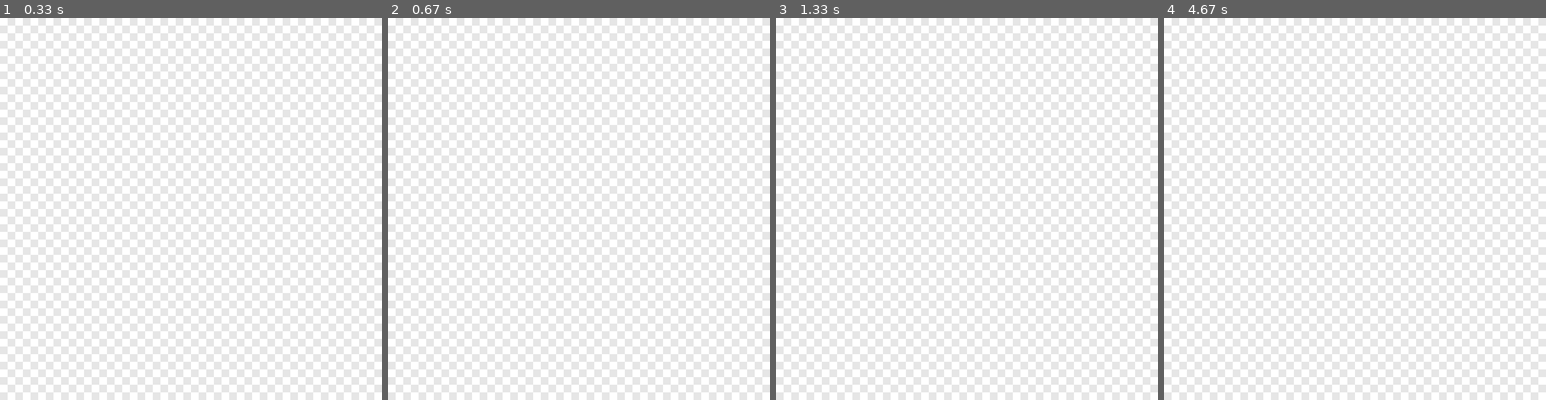
Above: before the commit, frames 1-4 (left to right).
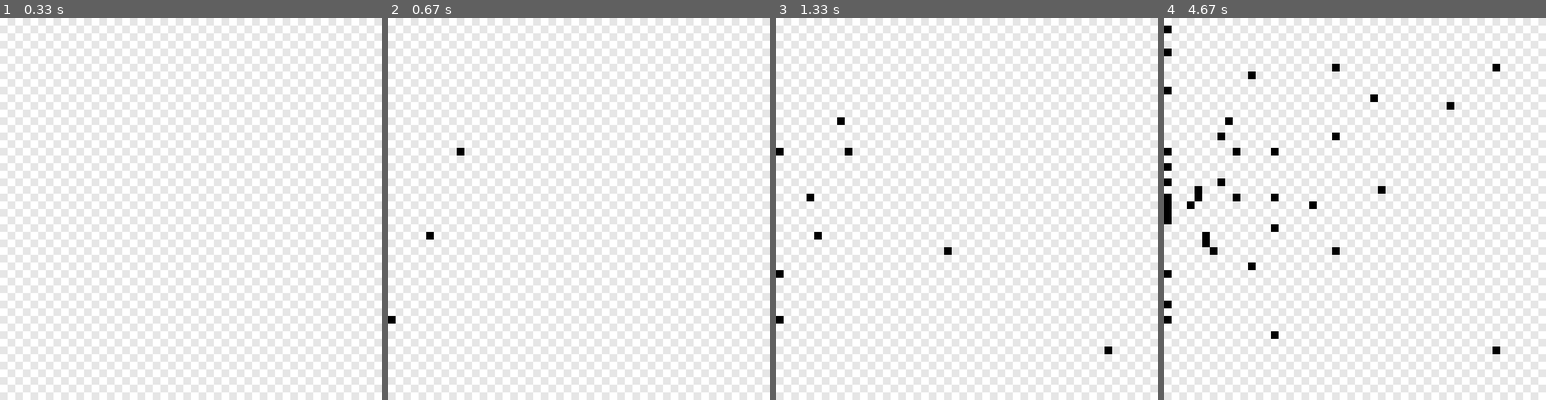
Above: after the commit, the same moments.

Repository: DylWithlt/py-game_a-star_project
Game: pygame game, started from src/main.py
Two runs of this game, one before a commit and one after it. Both use one fixed random seed, a clock stepped at 60 frames per second and the inputs below.
Inputs (mouse positions are in pixels of both pictures, inside the frame that each line leads up to):
- Up to frame 1 (0.33 s): no input
- Up to frame 2 (0.67 s): press the mouse at (391, 319) at 0.37 s; move the mouse to (426, 235) at 0.47 s; release the mouse at (460, 151) at 0.6 s
- Up to frame 3 (1.33 s): press the mouse at (779, 273) at 0.7 s; move the mouse to (810, 197) at 0.8 s; release the mouse at (837, 117) at 0.93 s; press the mouse at (779, 151) at 1.03 s; move the mouse to (944, 251) at 1.13 s; release the mouse at (1112, 354) at 1.27 s
- Up to frame 4 (4.67 s): press the mouse at (1167, 29) at 1.37 s; move the mouse to (1221, 182) at 1.47 s; release the mouse at (1270, 331) at 1.6 s; press the mouse at (1167, 220) at 1.7 s; move the mouse to (1209, 243) at 1.8 s; release the mouse at (1248, 270) at 1.93 s; press the mouse at (1167, 212) at 2.03 s; move the mouse to (1332, 136) at 2.13 s; release the mouse at (1496, 63) at 2.27 s; press the mouse at (1167, 90) at 2.37 s; move the mouse to (1251, 79) at 2.47 s; release the mouse at (1335, 67) at 2.6 s; press the mouse at (1167, 304) at 2.7 s; move the mouse to (1309, 205) at 2.8 s; release the mouse at (1450, 102) at 2.93 s; press the mouse at (1167, 205) at 3.03 s; move the mouse to (1274, 193) at 3.13 s; release the mouse at (1385, 186) at 3.27 s; press the mouse at (1167, 52) at 3.37 s; move the mouse to (1221, 140) at 3.47 s; release the mouse at (1274, 224) at 3.6 s; press the mouse at (1167, 197) at 3.7 s; move the mouse to (1270, 147) at 3.8 s; release the mouse at (1374, 102) at 3.93 s; press the mouse at (1167, 166) at 4.03 s; move the mouse to (1190, 209) at 4.13 s; release the mouse at (1217, 247) at 4.27 s; press the mouse at (1167, 182) at 4.37 s; move the mouse to (1202, 189) at 4.47 s; release the mouse at (1232, 201) at 4.6 s

Frame 1 is identical in both runs. In frame 2, 0.1% of the frame differs, in the area x 0-20%, y 34-80%; in frame 3, 0.4%; in frame 4, 1.6%, in the area x 0-88%, y 2-88%.

Commit message:
fixed mouse drag

Diff:
--- a/src/main.py
+++ b/src/main.py
@@ -108,7 +108,7 @@
                 if tile.rect.collidepoint(pygame.mouse.get_pos()):
                     # if the tile is neither a start or end, and it hasn't been clicked during mouse down
                     if not (tile == grid.start_tile or tile == grid.end_tile) and not tile.drag_clicked:
-                        tile.block(tile.blocked)
+                        tile.block(not tile.blocked)
 
                     # while mouse is held, change the tile
                     if not tile.drag_clicked:
